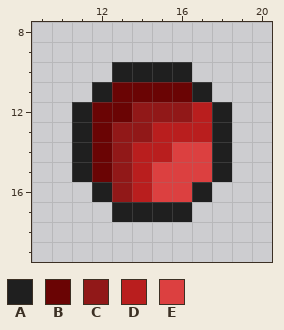
Edited in one commit: pixel-art file (Assets/Sprites/bulletEnemy.aseprite). The picture above was drawn from the file before the commit.
32x32 pixels, 1 frame. Shown: x 9..20, y 8..19.
Palette (. is transparent): A #1f1f1f  B #6a0404  C #911818  D #b91e1e  E #dc4040
Pixels before, first column x 11:
10 ..AAAA..
11 .ABBBBA.
12 ABBCCCDA
13 ABCCDDDA
14 ABCDDEEA
15 ABCDEEEA
16 .ACDEEA.
17 ..AAAA..
Once edited:
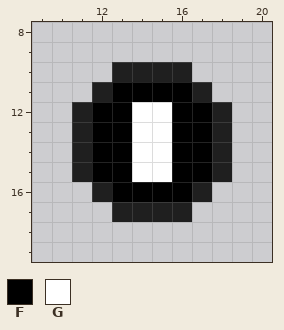
Colours new in this view: F #000000  G #ffffff
From old to new:
Changed rows in their new state; - is an unchanged pixel.
first column x 12:
11 -FFFF-
12 FFGGFF
13 FFGGFF
14 FFGGFF
15 FFGGFF
16 -FFFF-
